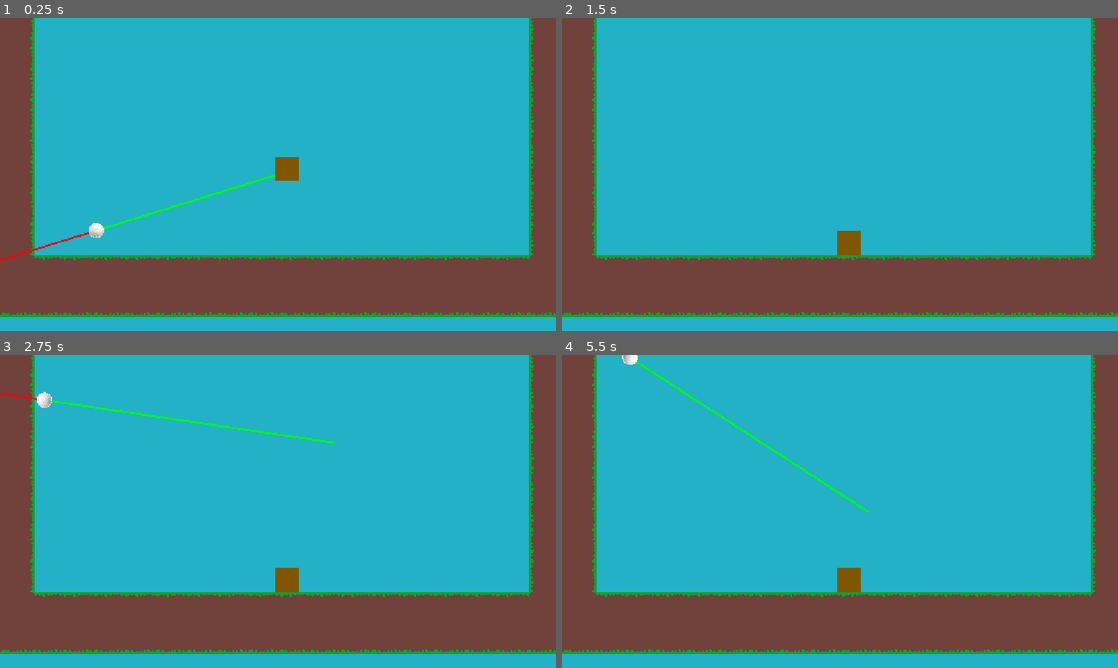
Above: before the commit, frames 1-4 (two rows, left to right).
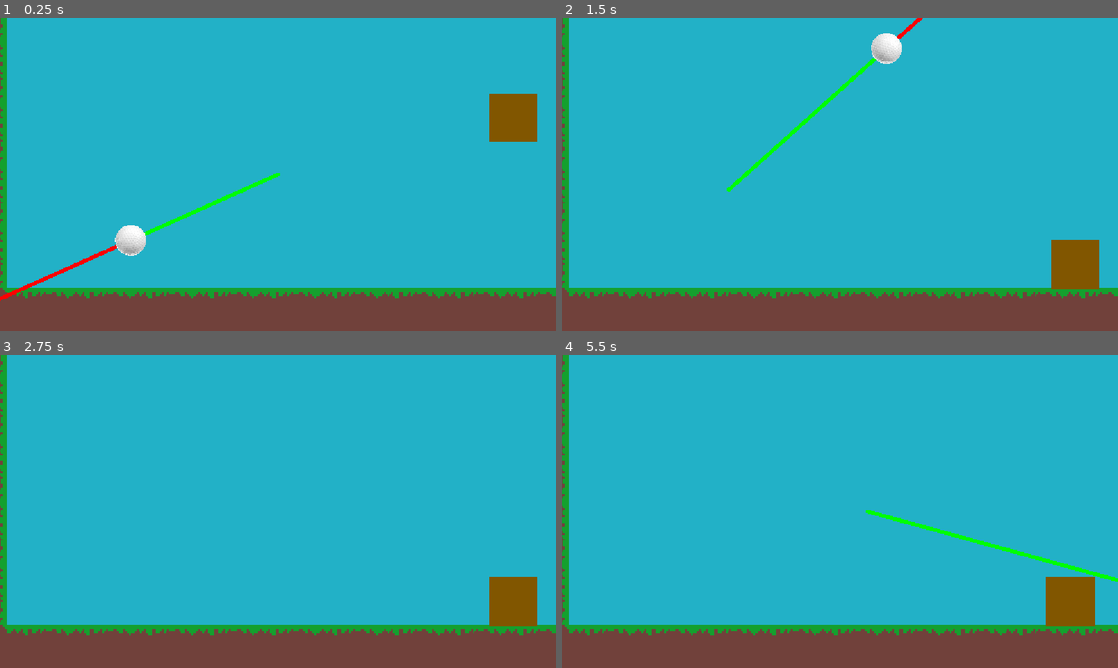
Above: after the commit, the same moments.

Repository: EshanDoes/haven-golf
Game: Godot game, scene res://scenes/levels/test.tscn
Same seed, same stepped clock (60 frames per second), same inputs: the game is played once before the commit and once after it. The project has no main scene, so this scene is started directly.
Inputs (mouse positions are in pixels of both pictures, inside the frame that each line leads up to):
- Up to frame 1 (0.25 s): no input
- Up to frame 2 (1.5 s): tap Enter at 0.5 s; move the mouse to (962, 158) at 0.52 s; press the mouse at (962, 158) at 0.53 s; hold Right 0.53-1.28 s; move the mouse to (728, 190) at 1.27 s; release the mouse at (728, 190) at 1.28 s; hold Down from 1.28 s (still down); click (728, 190) at 1.35 s
- Up to frame 3 (2.75 s): tap Space at 2 s; move the mouse to (333, 442) at 2.02 s; release Down at 2.03 s; press the mouse at (333, 442) at 2.03 s; hold Right from 2.03 s (still down); tap Alt at 2.1 s
- Up to frame 4 (5.5 s): move the mouse to (812, 574) at 2.77 s; release Right at 2.78 s; release the mouse at (812, 574) at 2.78 s; hold Up 2.78-3.53 s; tap Shift at 2.85 s; click (812, 574) at 3.05 s; move the mouse to (1006, 558) at 3.52 s; press the mouse at (1006, 558) at 3.53 s; hold Left 3.53-5.03 s; move the mouse to (673, 464) at 4.27 s; release the mouse at (673, 464) at 4.28 s; click (673, 464) at 4.35 s; move the mouse to (867, 511) at 5.02 s; press the mouse at (867, 511) at 5.03 s; hold Down from 5.03 s (still down); tap Alt at 5.1 s

The runs differ from the first frame. In frame 1, 29% of the frame differs, in the area x 0-100%, y 0-100%; in frame 2, 28%; in frame 3, 27%; in frame 4, 28%.

Commit message:
Adjusted launch and added water tiles

Diff:
--- a/scenes/levels/test.tscn
+++ b/scenes/levels/test.tscn
@@ -17,8 +17,7 @@
 [node name="Ball" parent="." unique_id=987841902 instance=ExtResource("1_8153q")]
 
 [node name="Camera2D" type="Camera2D" parent="." unique_id=194125693]
-position = Vector2(753, -204)
-zoom = Vector2(0.5, 0.5)
+position = Vector2(305, -108)
 
 [node name="Box" type="RigidBody2D" parent="." unique_id=1295835162]
 position = Vector2(792, -254)
--- a/scenes/player_objects/ball.tscn
+++ b/scenes/player_objects/ball.tscn
@@ -46,6 +46,7 @@
 
 [node name="VisibleOnScreenNotifier2D" type="VisibleOnScreenNotifier2D" parent="." unique_id=339113762]
 rect = Rect2(-32, -32, 64, 65)
+show_rect = false
 
 [connection signal="screen_entered" from="VisibleOnScreenNotifier2D" to="." method="_on_2d_screen_entered"]
 [connection signal="screen_exited" from="VisibleOnScreenNotifier2D" to="." method="_on_2d_screen_exited"]
--- a/scripts/ball.gd
+++ b/scripts/ball.gd
@@ -19,7 +19,7 @@
 func _physics_process(delta):
 	# Get the position from the mouse (simple enhough)
 	mouse_pos = get_global_mouse_position()
-	launch_preview.set_point_position(1, position - mouse_pos)
+	launch_preview.set_point_position(1, (position - mouse_pos) * 1.25)
 	mouse_preview.set_point_position(1, mouse_pos - position)
 	launch_preview.rotation = -rotation
 	mouse_preview.rotation = -rotation
@@ -27,7 +27,7 @@
 func _input(event):
 	if event.is_action_pressed("click") and is_on_screen:
 		# Launch the ball in a direction based off the mouse position and launch force
-		apply_central_impulse((position - mouse_pos) * launch_force)
+		apply_central_impulse((position - mouse_pos) * launch_force * Vector2(1, 1.5))
 
 
 func _on_2d_screen_entered() -> void:
--- a/tilemaps/tiles.tres
+++ b/tilemaps/tiles.tres
@@ -1,6 +1,7 @@
 [gd_resource type="TileSet" format=3 uid="uid://bwub0e4f8xv7l"]
 
 [ext_resource type="Texture2D" uid="uid://qoc1oxrwiup6" path="res://sprites/grass.png" id="1_3e2gs"]
+[ext_resource type="Texture2D" uid="uid://57eorvjgqtsq" path="res://sprites/water.png" id="2_oes8h"]
 
 [sub_resource type="TileSetAtlasSource" id="TileSetAtlasSource_oes8h"]
 texture = ExtResource("1_3e2gs")
@@ -160,10 +161,27 @@
 4:3/0/terrains_peering_bit/top_side = 0
 4:3/0/terrains_peering_bit/top_right_corner = 0
 
+[sub_resource type="TileSetAtlasSource" id="TileSetAtlasSource_8bhfv"]
+texture = ExtResource("2_oes8h")
+texture_region_size = Vector2i(32, 32)
+0:0/0 = 0
+0:0/0/terrain_set = 0
+0:0/0/terrain = 1
+0:0/0/physics_layer_1/polygon_0/points = PackedVector2Array(-16, -12.840115, 16, -13.275372, 16, 16, -16, 16)
+0:1/0 = 0
+0:1/0/terrain_set = 0
+0:1/0/terrain = 1
+0:1/0/physics_layer_1/polygon_0/points = PackedVector2Array(-16, -16, 16, -16, 16, 16, -16, 16)
+0:1/0/terrains_peering_bit/top_side = 0
+
 [resource]
 tile_size = Vector2i(32, 32)
 physics_layer_0/collision_layer = 1
+physics_layer_1/collision_layer = 1
 terrain_set_0/mode = 0
 terrain_set_0/terrain_0/name = "Grass"
 terrain_set_0/terrain_0/color = Color(0.5, 0.34375, 0.25, 1)
+terrain_set_0/terrain_1/name = "Water"
+terrain_set_0/terrain_1/color = Color(0.09019608, 0.4627451, 0.7411765, 1)
 sources/0 = SubResource("TileSetAtlasSource_oes8h")
+sources/1 = SubResource("TileSetAtlasSource_8bhfv")
Binary file added: sprites/water.png
Not shown, added: sprites/water.png.import
